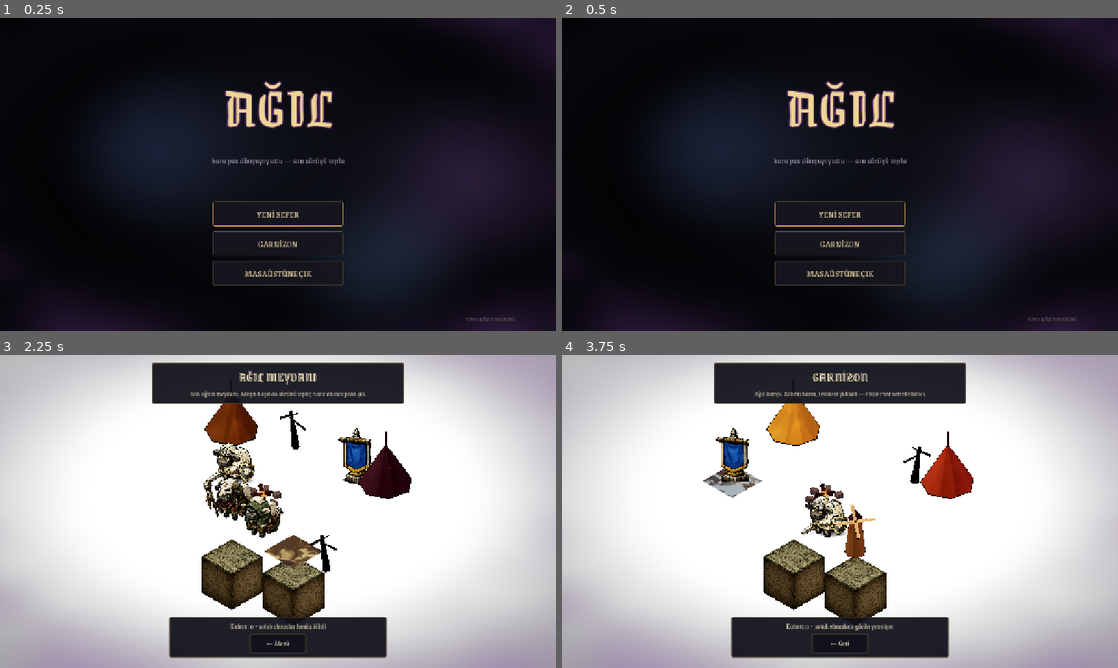
Above: before the commit, frames 1-4 (two rows, left to right).
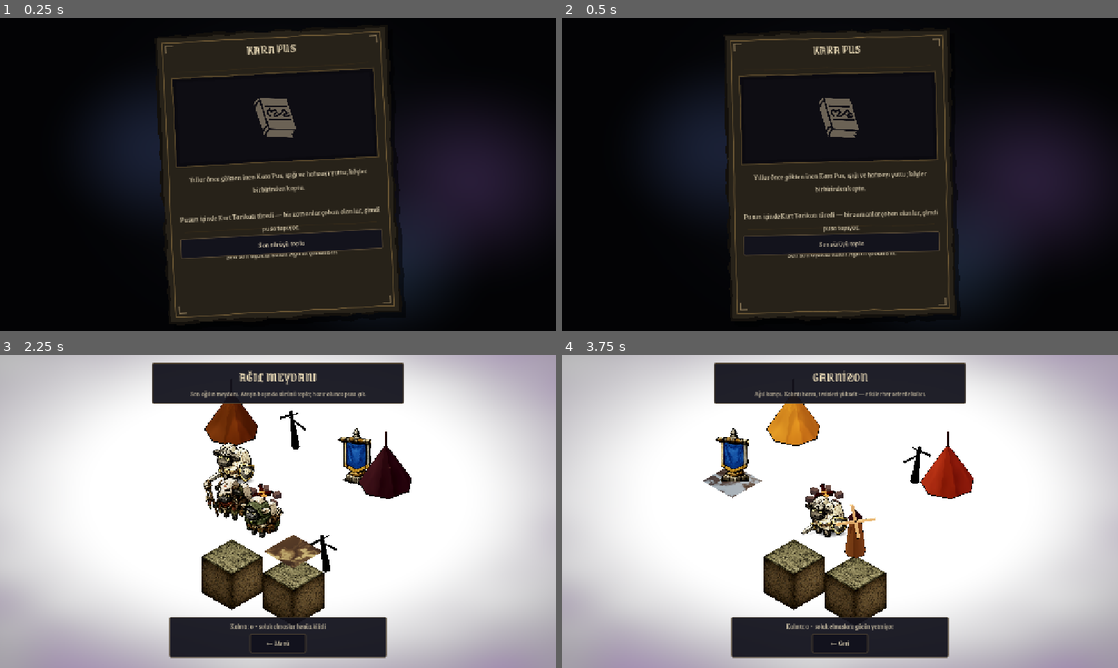
Above: after the commit, the same moments.

Repository: onryzici/isotile
Game: Godot game, scene res://scenes/main.tscn
Two runs of this game, one before a commit and one after it. Both use one fixed random seed, a clock stepped at 60 frames per second and the inputs below.
Inputs (mouse positions are in pixels of both pictures, inside the frame that each line leads up to):
- Up to frame 1 (0.25 s): no input
- Up to frame 2 (0.5 s): no input
- Up to frame 3 (2.25 s): click (278, 580) at 0.5 s, where only the run after the commit has a clickable "Son sürüyü topla"; click (278, 642) at 1.25 s, where only the run before the commit has a clickable "← Geri"; click "YENİ SEFER" at 2 s
- Up to frame 4 (3.75 s): click "← Menü" at 2.75 s; click "GARNİZON" at 3.5 s

The runs differ from the first frame. In frame 1, 23% of the frame differs, in the area x 5-100%, y 0-100%; in frame 2, 23%; in frame 3, less than 0.1%; in frame 4, less than 0.1%.

Commit message:
İlk oyun akışı: cold open + savaş koçu (gelistirme §3)
- IntroScreen: ilk açılışta anlatı kartı (EventCard dili, bg_gradient
  üstünde) — Kara Pus lore'u, tek seçenek "Son sürüyü topla". meta_intro_seen
  ile bir kez zorlanır; --intro ile tekrar açılır.
- TutorialCoach: ilk savaşta üstte tek cümlelik, GATED 3 adım (kart seç →
  yeşil tile'a koy → SAVAŞ'a bas) + adım pipleri + nabız/pop animasyonları.
  Sinyaller: DeploymentUI.card_pressed / EventBus.piece_deployed /
  battle_pressed. Bitince meta_tutorial_done + "Sürü savaşta — izle" çıkışı.
- Koç varken "Nasıl Oynanır" otomatik modalı bastırılır ("?" butonu duruyor).
  --autobattle koçu atlar (test koşusu tutorial'ı sessizce bitirmesin).
- Meta kayda intro_seen/tutorial_done alanları eklendi.

Co-Authored-By: Claude Fable 5 <noreply@anthropic.com>

Diff:
--- a/src/autoload/game_state.gd
+++ b/src/autoload/game_state.gd
@@ -22,6 +22,8 @@
 var ordeal := 0                           # Çile seviyesi (0 = normal sefer; gelistirme §12 Ordeal)
 const ORDEAL_MAX := 3
 var meta_ordeal_best := -1                # en yüksek TAMAMLANAN çile (−1 = ilk zafer henüz yok)
+var meta_intro_seen := false              # cold open bir kez zorlanır (§3.1)
+var meta_tutorial_done := false           # ilk savaş koçu bir kez zorlanır (§3.3)
 
 ## Seçilebilir en yüksek çile: tamamlananın bir üstü (ilk zafer çile 1'i açar)
 func ordeal_cap() -> int:
@@ -61,7 +63,8 @@
 	if f:
 		f.store_string(JSON.stringify({"kalinti": meta_kalinti,
 			"gold_lv": meta_gold_lv, "flag_lv": meta_flag_lv, "mevzi_lv": meta_mevzi_lv,
-			"degirmen_lv": meta_degirmen_lv, "ordeal_best": meta_ordeal_best}))
+			"degirmen_lv": meta_degirmen_lv, "ordeal_best": meta_ordeal_best,
+			"intro_seen": meta_intro_seen, "tutorial_done": meta_tutorial_done}))
 
 func load_meta() -> void:
 	if not FileAccess.file_exists(META_PATH):
@@ -78,6 +81,8 @@
 	meta_mevzi_lv = int(d.get("mevzi_lv", 0))
 	meta_degirmen_lv = int(d.get("degirmen_lv", 0))
 	meta_ordeal_best = int(d.get("ordeal_best", -1))
+	meta_intro_seen = bool(d.get("intro_seen", false))
+	meta_tutorial_done = bool(d.get("tutorial_done", false))
 
 ## Sefer sonu meta kaynak ver (geçilen katmana göre) + kalıcı kaydet
 func award_meta(layers_cleared: int, won: bool) -> int:
--- a/src/main.gd
+++ b/src/main.gd
@@ -139,8 +139,17 @@
 		_maybe_autoshot()
 		return
 
-	# Normal: başlangıç menüsü
-	_show_menu()
+	# Normal akış: ilk açılışta cold open (§3.1), sonra başlangıç menüsü
+	GameState.load_meta()
+	if "--intro" in args or not GameState.meta_intro_seen:
+		var intro := IntroScreen.new()
+		intro.done.connect(func() -> void:
+			GameState.meta_intro_seen = true
+			GameState.save_meta()
+			_show_menu())
+		_show(intro)
+	else:
+		_show_menu()
 	_maybe_autoshot()
 
 ## Başlangıç menüsü → Yeni Sefer / Devam / Garnizon
--- a/src/presentation/battle_screen.gd
+++ b/src/presentation/battle_screen.gd
@@ -417,6 +417,8 @@
 
 func _setup_ui() -> void:
 	ui = DeploymentUI.new()
+	if not GameState.meta_tutorial_done:
+		DeploymentUI._howto_shown = true   # koç varken otomatik modal açılmasın
 	add_child(ui)
 	ui.build(_squad)
 	ui.set_mevzi(deployment.mevzi)
@@ -428,6 +430,13 @@
 	ui.battle_pressed.connect(_on_end_turn)
 	ui.commander_pressed.connect(_on_commander)
 	ui.restart_pressed.connect(func(): EventBus.return_to_map.emit(_last_won))
+	# İlk savaş öğreticisi (gelistirme §3.3): gated adım şeridi. Otomatik test
+	# koşularında (--autobattle) tutorial'ı sessizce tamamlamış saymamak için atla.
+	if not GameState.meta_tutorial_done \
+			and not OS.get_cmdline_user_args().has("--autobattle"):
+		var coach := TutorialCoach.new()
+		ui.add_child(coach)
+		coach.attach(ui)
 	_hand = HandCursor.new()
 	add_child(_hand)
 
--- /dev/null
+++ b/src/presentation/intro_screen.gd
@@ -0,0 +1,41 @@
+class_name IntroScreen
+extends Node
+## COLD OPEN (gelistirme §3.1): ilk açılışta kısa anlatı kartı — Kara Pus,
+## boş ağıl, "son sürüyü topla". 3-4 cümle, tek tıkla geçilir; bir daha
+## zorlanmaz (meta_intro_seen). Fiziksel kart dili EventCard'dan gelir.
+
+signal done
+
+const LORE := {
+	"baslik": "KARA PUS",
+	"metin": "Yıllar önce gökten inen Kara Pus, ışığı ve hafızayı yuttu; " +
+		"köyler birbirinden koptu.\n\nPusun içinde Kurt Tarikatı türedi — " +
+		"bir zamanlar çoban olanlar, şimdi pusa tapıyor.\n\nSen son ayakta " +
+		"kalan Ağıl'ın çobanısın.",
+	"secenekler": [{"ad": "Son sürüyü topla", "etki": "none"}],
+}
+
+var _left := false
+
+func _ready() -> void:
+	var ui := CanvasLayer.new()
+	add_child(ui)
+	var root := Control.new()
+	root.set_anchors_preset(Control.PRESET_FULL_RECT)
+	root.theme = UITheme.make()
+	ui.add_child(root)
+	var bg := ColorRect.new()
+	bg.set_anchors_preset(Control.PRESET_FULL_RECT)
+	bg.mouse_filter = Control.MOUSE_FILTER_IGNORE
+	var bg_mat := ShaderMaterial.new()
+	bg_mat.shader = preload("res://shaders/bg_gradient.gdshader")
+	bg.material = bg_mat
+	root.add_child(bg)
+	var card := EventCard.new()
+	root.add_child(card)
+	card.open(LORE)
+	card.choice_made.connect(func(_opt: Dictionary) -> void:
+		if not _left:
+			_left = true
+			done.emit()
+			queue_free())
--- /dev/null
+++ b/src/presentation/tutorial_coach.gd
@@ -0,0 +1,106 @@
+class_name TutorialCoach
+extends Control
+## SAVAŞ İÇİ ÖĞRETİCİ (gelistirme §3.3, hafif sürüm): ilk savaşta ekranın
+## üstünde tek cümlelik yönlendirme şeridi. Oyuncu adımı YAPANA KADAR sonraki
+## adım gelmez (gated); metin kısa, tek cümle (§3 tasarım kuralı). Tamamlanınca
+## meta_tutorial_done yazılır, bir daha görünmez. "Nasıl Oynanır" modalının
+## yerini alır (o, "?" butonundan hâlâ açılabilir).
+
+signal finished
+
+const STEPS := [
+	"Alttaki kartlardan bir kuzu seç",
+	"Yeşil parlayan bir kareye tıkla — kuzu mevzilenir",
+	"Hedef karşıdaki KIRMIZI SANCAK: onu yıkarsan kazanırsın. Hazırsan SAVAŞ'a bas",
+]
+
+var _step := 0
+var _label: Label
+var _pips: Label
+var _panel: PanelContainer
+
+func _ready() -> void:
+	set_anchors_preset(Control.PRESET_FULL_RECT)
+	mouse_filter = Control.MOUSE_FILTER_IGNORE
+	_panel = PanelContainer.new()
+	var sb := StyleBoxFlat.new()
+	sb.bg_color = Color(0.06, 0.055, 0.09, 0.95)
+	sb.border_color = Color(0.85, 0.65, 0.3)
+	sb.set_border_width_all(1)
+	sb.set_corner_radius_all(3)
+	sb.set_content_margin_all(12)
+	_panel.add_theme_stylebox_override("panel", sb)
+	_panel.set_anchors_and_offsets_preset(Control.PRESET_CENTER_TOP,
+		Control.PRESET_MODE_MINSIZE, 74)
+	_panel.grow_horizontal = Control.GROW_DIRECTION_BOTH
+	_panel.mouse_filter = Control.MOUSE_FILTER_IGNORE
+	add_child(_panel)
+	var v := VBoxContainer.new()
+	v.mouse_filter = Control.MOUSE_FILTER_IGNORE
+	_panel.add_child(v)
+	_label = Label.new()
+	_label.add_theme_font_size_override("font_size", 19)
+	_label.add_theme_color_override("font_color", Color(0.96, 0.9, 0.7))
+	_label.horizontal_alignment = HORIZONTAL_ALIGNMENT_CENTER
+	_label.mouse_filter = Control.MOUSE_FILTER_IGNORE
+	v.add_child(_label)
+	_pips = Label.new()
+	_pips.add_theme_font_size_override("font_size", 14)
+	_pips.add_theme_color_override("font_color", Color(0.7, 0.62, 0.45))
+	_pips.horizontal_alignment = HORIZONTAL_ALIGNMENT_CENTER
+	_pips.mouse_filter = Control.MOUSE_FILTER_IGNORE
+	v.add_child(_pips)
+	_show_step()
+	# dikkat çekme: hafif nabız
+	_panel.pivot_offset = Vector2(0, 0)
+	var tw := create_tween().set_loops()
+	tw.tween_property(_panel, "modulate:a", 0.82, 0.7).set_trans(Tween.TRANS_SINE)
+	tw.tween_property(_panel, "modulate:a", 1.0, 0.7).set_trans(Tween.TRANS_SINE)
+
+## Savaş ekranı sinyallerine bağlan (battle_screen._setup_ui çağırır)
+func attach(dep_ui: DeploymentUI) -> void:
+	dep_ui.card_pressed.connect(_on_card)
+	EventBus.piece_deployed.connect(_on_deployed)
+	dep_ui.battle_pressed.connect(_on_battle)
+
+func _on_card(_i: int) -> void:
+	_advance_from(0)
+
+func _on_deployed(_id: StringName, _c: Vector2i) -> void:
+	_advance_from(1)
+
+func _on_battle() -> void:
+	_advance_from(2)
+
+## Yalnız beklenen adımdan ilerlet (gated — sıra atlanamaz)
+func _advance_from(step: int) -> void:
+	if _step != step:
+		return
+	_step += 1
+	if _step >= STEPS.size():
+		_complete()
+		return
+	_show_step()
+	# adım geçişi: küçük pop
+	_panel.scale = Vector2(1.06, 1.06)
+	var tw := _panel.create_tween()
+	tw.tween_property(_panel, "scale", Vector2.ONE, 0.18) \
+		.set_trans(Tween.TRANS_BACK).set_ease(Tween.EASE_OUT)
+
+func _show_step() -> void:
+	_label.text = STEPS[_step]
+	var pip := ""
+	for i in STEPS.size():
+		pip += "● " if i <= _step else "○ "
+	_pips.text = pip.strip_edges()
+
+func _complete() -> void:
+	GameState.meta_tutorial_done = true
+	GameState.save_meta()
+	_label.text = "Sürü savaşta — izle"
+	_pips.text = "● ● ●"
+	finished.emit()
+	var tw := create_tween()
+	tw.tween_interval(1.6)
+	tw.tween_property(self, "modulate:a", 0.0, 0.5)
+	tw.tween_callback(queue_free)
Not shown, added: src/presentation/intro_screen.gd.uid
Not shown, added: src/presentation/tutorial_coach.gd.uid
Not shown, changed: CHANGELOG.md
Not shown, changed: icerik.md
